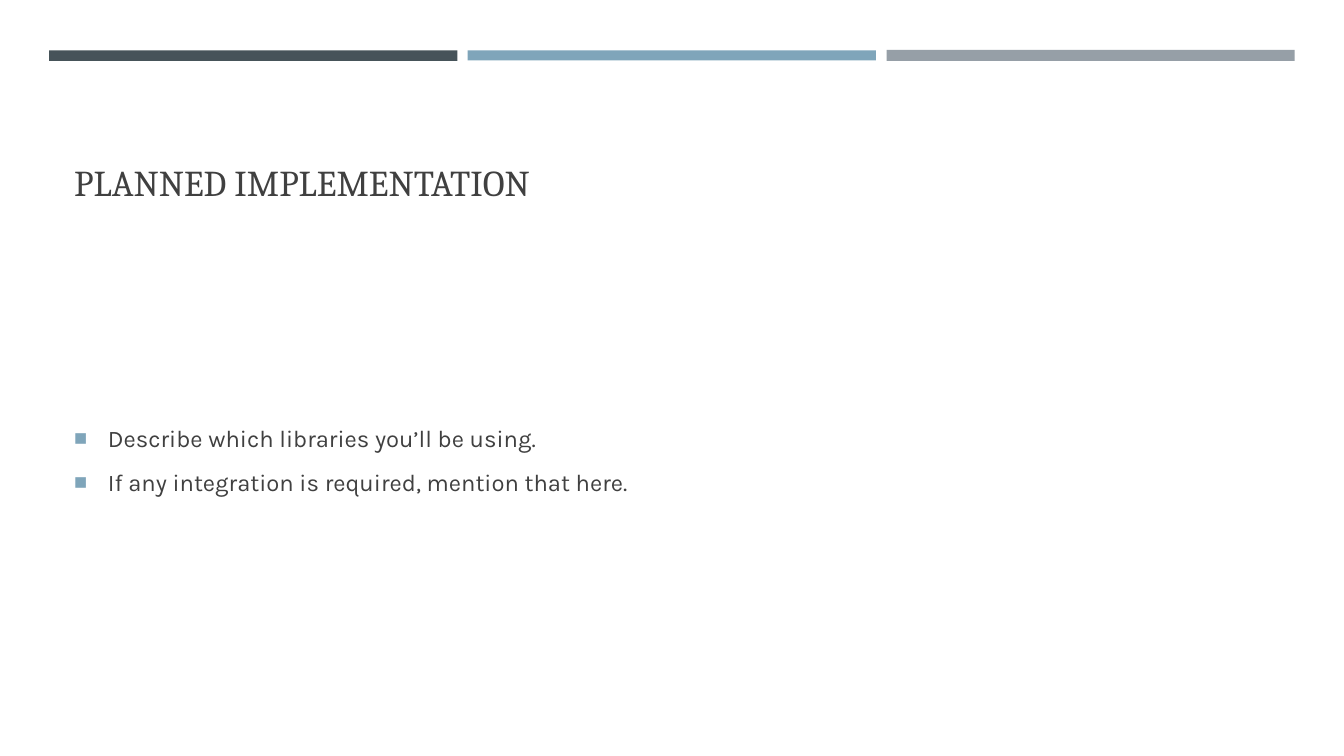
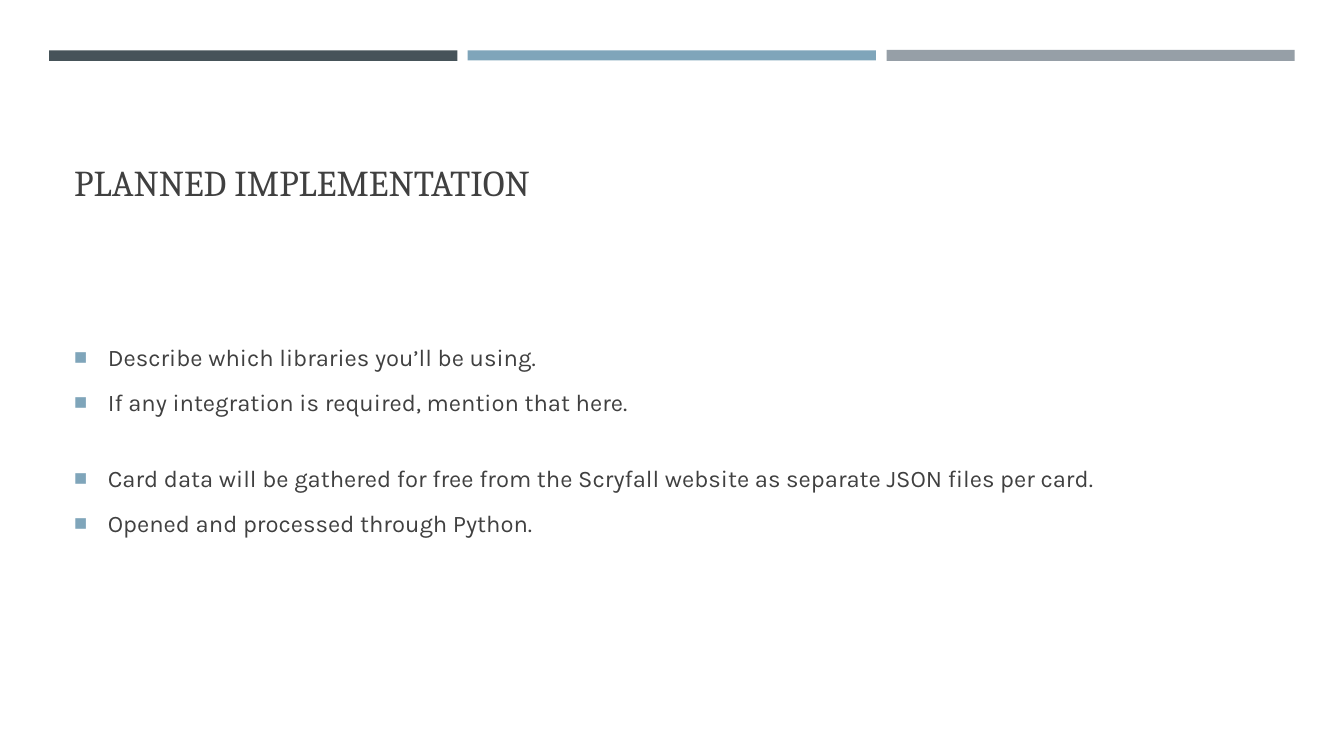
Before and after one commit to NicholasTillo/Gitaxian-Probe, a slide deck: slide 6 of problem_formulation.pptx (slide 7 before the commit). Drawn at 1344x756 pixels with LibreOffice and Linux fonts; fonts in the diff are those of the drawing. Boxes give left, top, right and bottom in pixels: in the first picture for what was removed or moved away, otherwise in the second. Text is boxed around its words. In the diff, an @@ line names an element or a change of style, - is before the commit and + after.

```diff
--- a/problem_formulation.pptx
+++ b/problem_formulation.pptx
@@ text at (108,470,1093,537): paragraphs added @@
+■ Card data will be gathered for free from the Scryfall website as separate JSON files per card.
+■ Opened and processed through Python.
```
Also in this commit, not shown: 4 other slides changed, 1 slide added, 2 slides removed.
